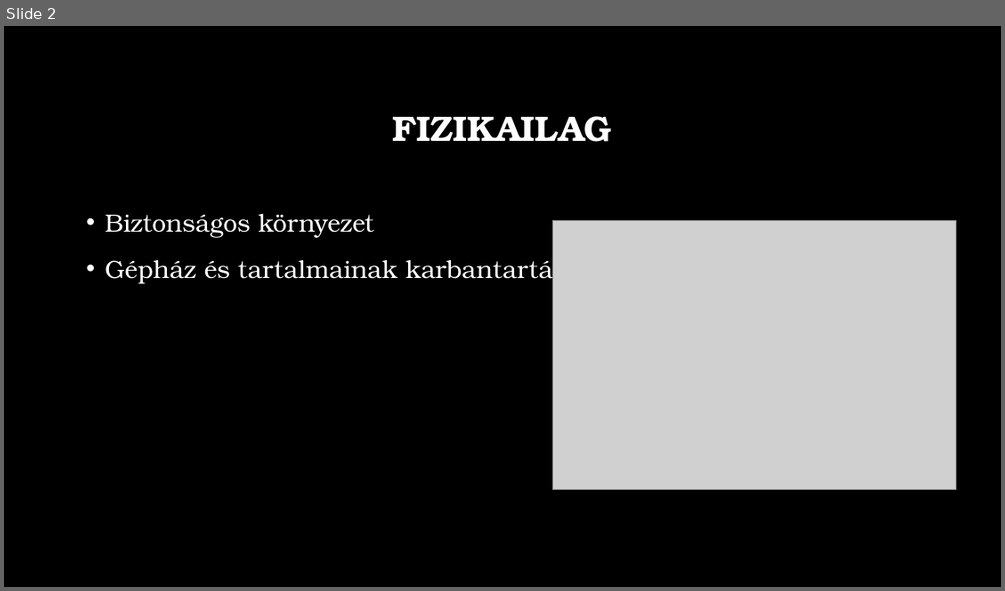
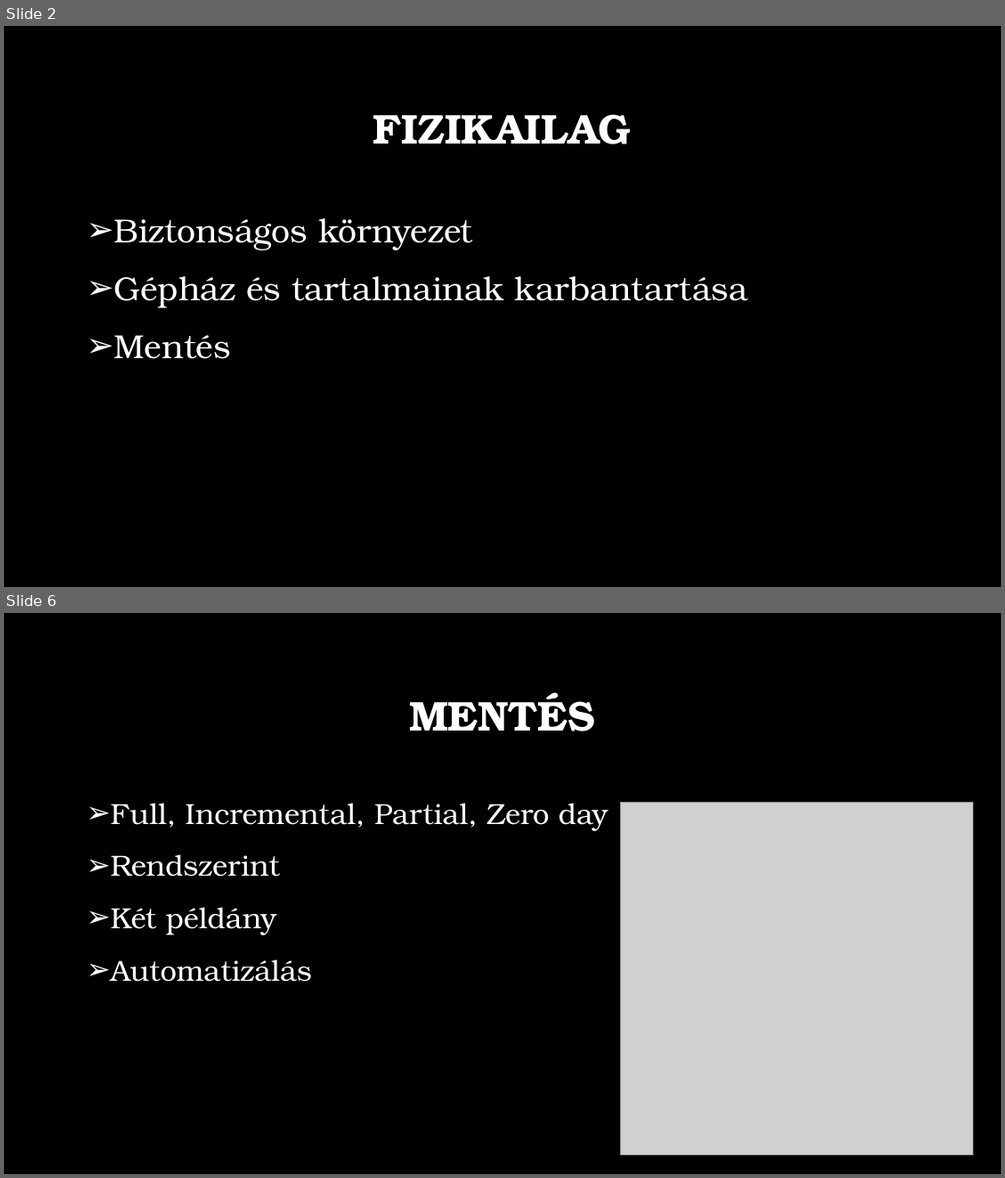
Before and after one commit to bartekaron/Sz-m-t-g-p-v-delme, a slide deck: Számítógép védelme.pptx. Shown one above the other, each under a label of ours: slide 2 before the commit, slides 2 and 6 after it; the slides between them are not shown. The pictures are 1005x591 and 1005x1178 pixels, drawn with LibreOffice and Linux fonts; fonts in the diff are those of the drawing; grey boxes stand for pictures; background and template pictures are left out. Boxes give left, top, right and bottom in pixels: in the first picture for what was removed or moved away, otherwise in the second. Text is boxed around its words. In the diff, an @@ line names an element or a change of style, - is before the commit and + after.

```diff
--- a/Számítógép védelme.pptx
+++ b/Számítógép védelme.pptx
@@ slide 6 added at (4, 613, 1001, 1174), background picture (left out) @@
@@ title added at (409, 692, 595, 731), 40 pt, text #FFFFFF, bold @@
+MENTÉS
@@ text added at (111, 803, 608, 981), 28 pt, text #FFFFFF @@
+➢ Full, Incremental, Partial, Zero day
+➢ Rendszerint
+➢ Két példány
+➢ Automatizálás
@@ picture added at (620, 803, 973, 1155) @@
@@ slide 2 changed as well @@
@@ title "FIZIKAILAG" at (373, 114, 631, 144): size 34 to 40 pt @@
@@ text at (114, 218, 748, 308): size 24 to 32 pt in "Biztonságos környezet", "Gépház és tartalmainak karbantartása"; bullet • to ➢ @@
@@ picture removed at (552, 220, 956, 490) @@
@@ text at (114, 335, 231, 359): paragraph added @@
+➢ Mentés
```
Also in this commit, not shown: 4 other slides changed, 5 other slides added, 5 slides removed.
